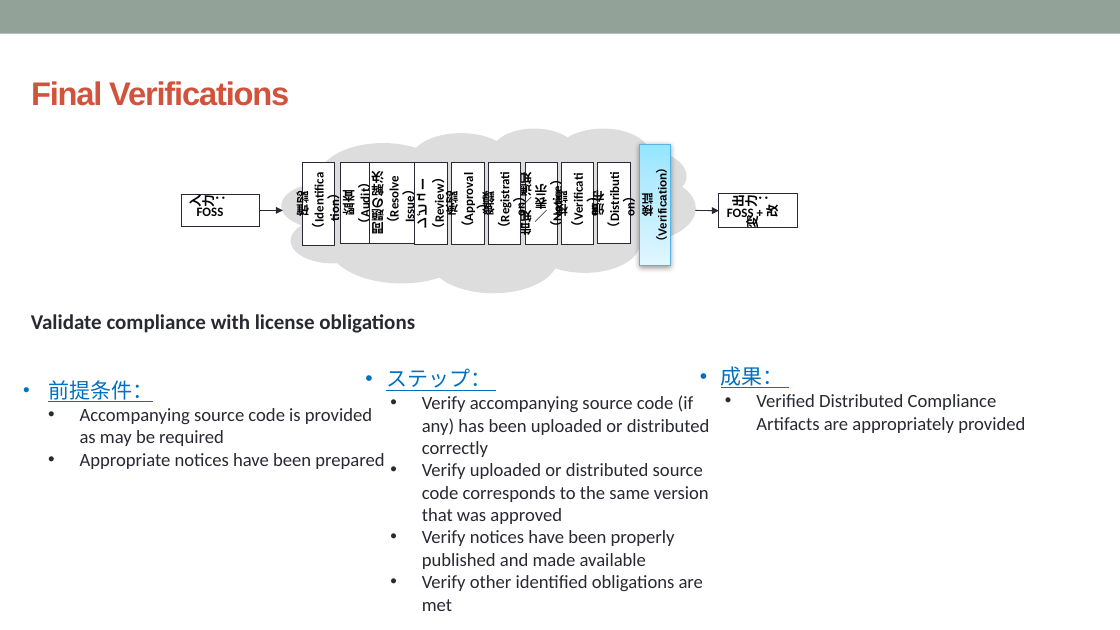
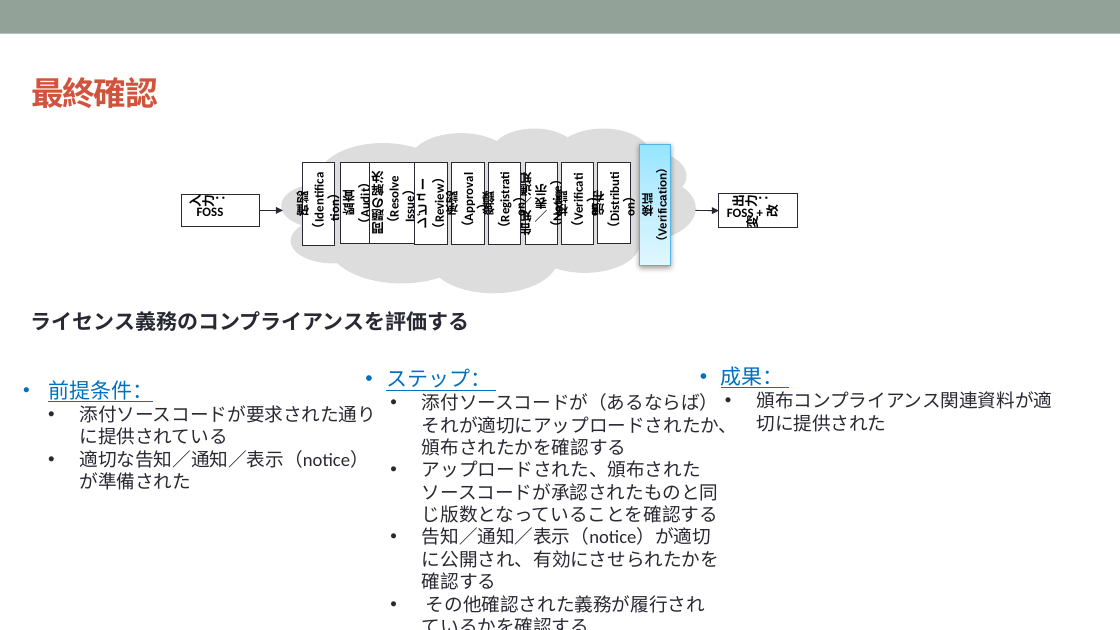
Before and after one commit to OpenChain-Project/Curriculum-Translation-JP, a slide deck: slide 63 of target/openchain-curriculum-release-2.pptx. Drawn at 1120x630 pixels with LibreOffice and Linux fonts; fonts in the diff are those of the drawing; background and template pictures are left out. Boxes give left, top, right and bottom in pixels: in the first picture for what was removed or moved away, otherwise in the second. Text is boxed around its words. In the diff, an @@ line names an element or a change of style, - is before the commit and + after.

```diff
--- a/target/openchain-curriculum-release-2.pptx
+++ b/target/openchain-curriculum-release-2.pptx
@@ text at (x1=31, y1=77, x2=158, y2=108): text changed @@
-Final Verifications
+最終確認
@@ text at (x1=31, y1=311, x2=470, y2=331): text changed @@
-Validate compliance with license obligations
+ライセンス義務のコンプライアンスを評価する
@@ text at (x1=80, y1=405, x2=377, y2=490): text changed @@
-• Accompanying source code is provided as may be required
-• Appropriate notices have been prepared
+• 添付ソースコードが要求された通りに提供されている
+• 適切な告知／通知／表示（notice）が準備された
@@ text at (x1=422, y1=390, x2=738, y2=613): text changed @@
-• Verify accompanying source code (if any) has been uploaded or distributed correctly
-• Verify uploaded or distributed source code corresponds to the same version that was approved
-• Verify notices have been properly published and made available
-• Verify other identified obligations are met
+• 添付ソースコードが（あるならば）それが適切にアップロードされたか、頒布されたかを確認する
+• アップロードされた、頒布されたソースコードが承認されたものと同じ版数となっていることを確認する
+• 告知／通知／表示（notice）が適切に公開され、有効にさせられたかを確認する
+• その他確認された義務が履行されているかを確認する
@@ text at (x1=756, y1=391, x2=1052, y2=432): text changed @@
-• Verified Distributed Compliance Artifacts are appropriately provided
+• 頒布コンプライアンス関連資料が適切に提供された
```
Also in this commit, not shown: 7 other slides changed, 8 other files.
